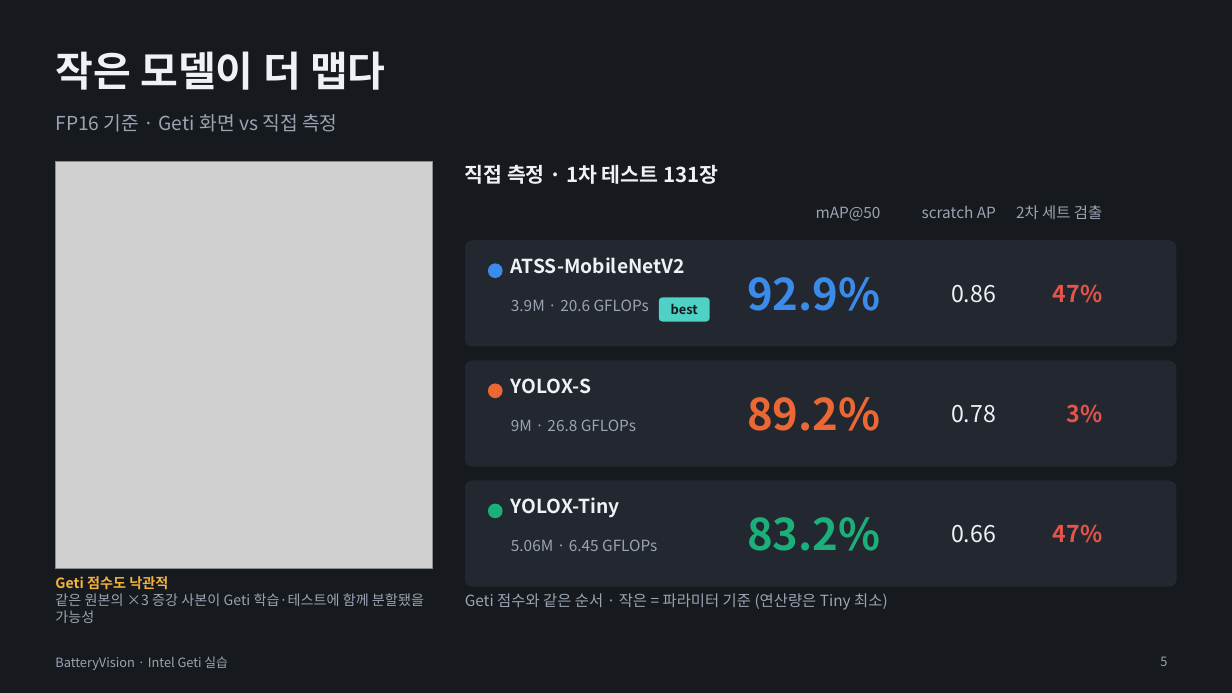
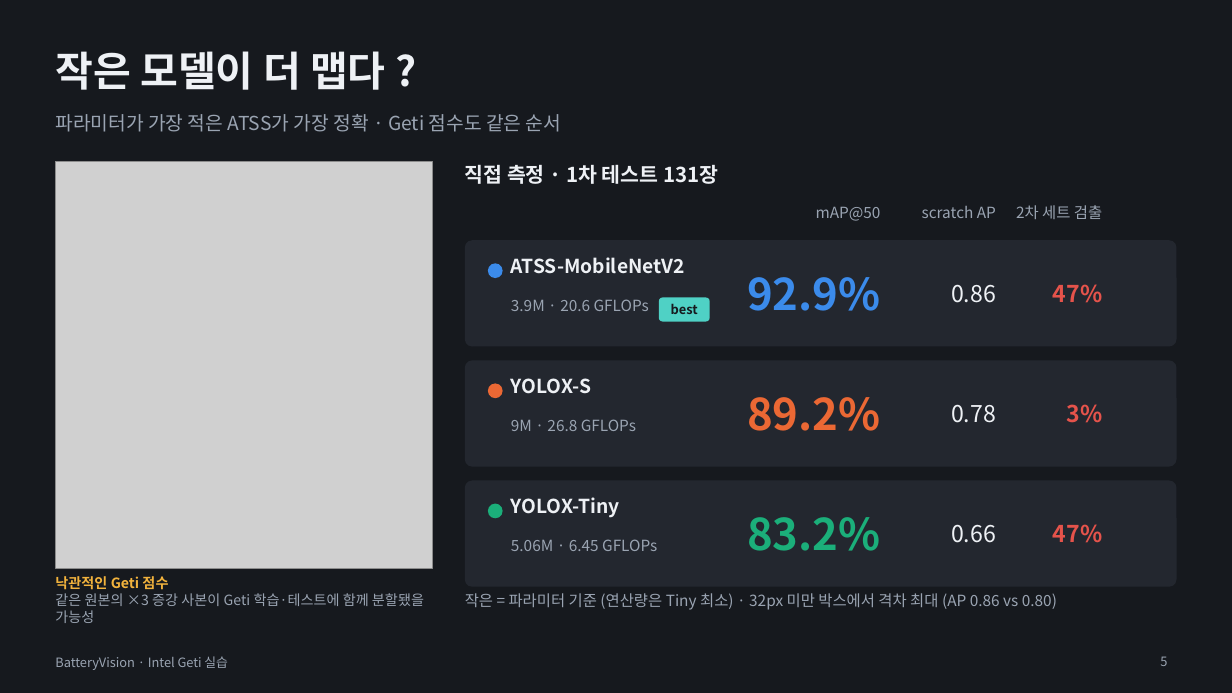
Before and after one commit to se4nchoi/batteryvision, a slide deck: slide 5 of docs/submission/BatteryVision_발표.pptx. Drawn at 1232x693 pixels with LibreOffice and Linux fonts; fonts in the diff are those of the drawing; grey boxes stand for pictures. Boxes give left, top, right and bottom in pixels: in the first picture for what was removed or moved away, otherwise in the second. Text is boxed around its words. In the diff, an @@ line names an element or a change of style, - is before the commit and + after.

```diff
--- a/docs/submission/BatteryVision_발표.pptx
+++ b/docs/submission/BatteryVision_발표.pptx
@@ text at (55, 114, 561, 132): text changed @@
-FP16 기준 · Geti 화면 vs 직접 측정
+파라미터가 가장 적은 ATSS가 가장 정확 · Geti 점수도 같은 순서
@@ text at (55, 576, 168, 590): text changed @@
-Geti 점수도 낙관적
+낙관적인 Geti 점수
@@ text at (465, 593, 1057, 610): text changed @@
-Geti 점수와 같은 순서 · 작은 = 파라미터 기준 (연산량은 Tiny 최소)
+작은 = 파라미터 기준 (연산량은 Tiny 최소) · 32px 미만 박스에서 격차 최대 (AP 0.86 vs 0.80)
```
Also in this commit, not shown: 6 other slides changed, 2 slides added, 1 slide removed, 7 other files.
